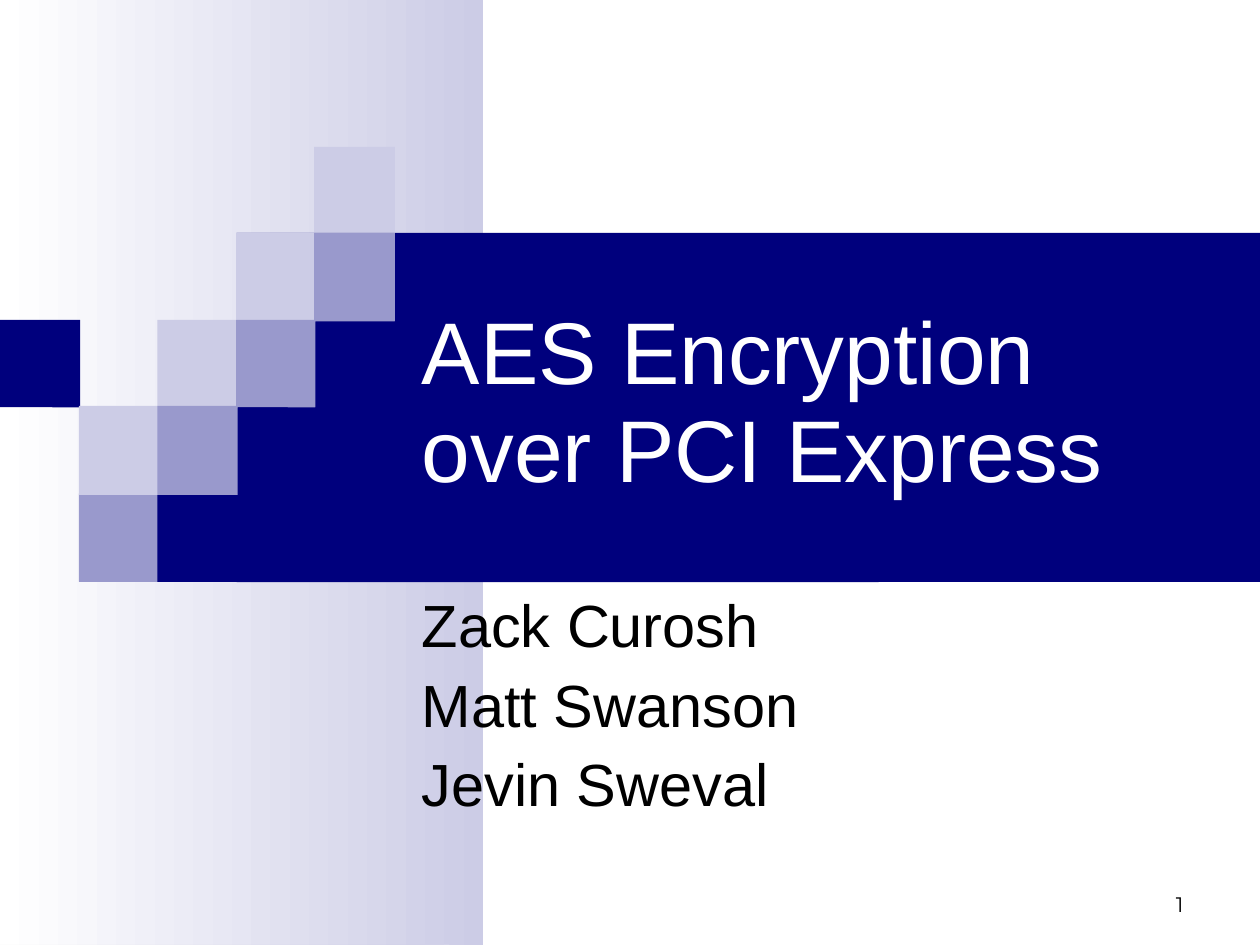
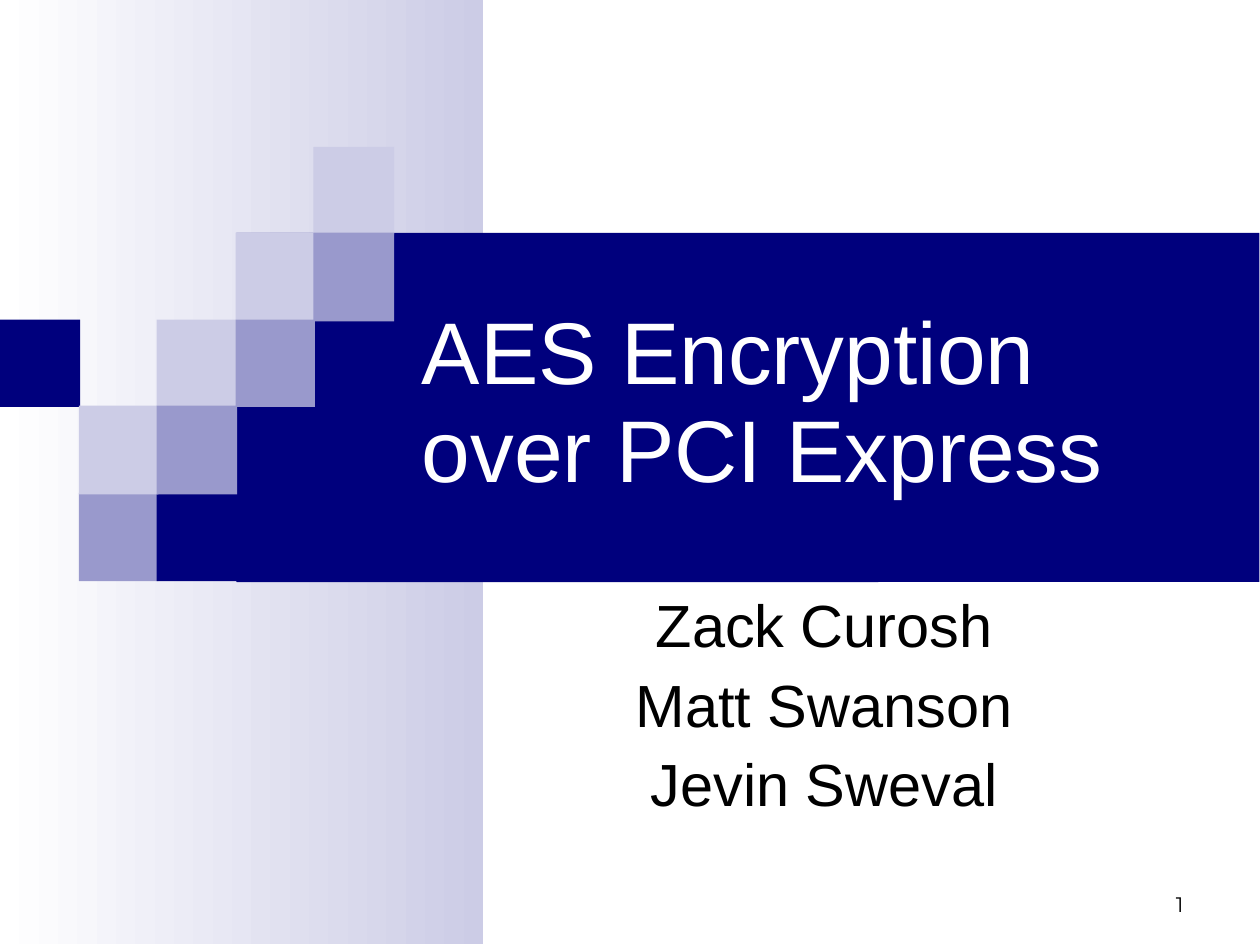
Before and after one commit to jevinskie/aes-over-pcie, a slide deck: slide 1 of docs/aespciefinalpresentation.ppt. Drawn at 1260x945 pixels with LibreOffice and Linux fonts; fonts in the diff are those of the drawing. Boxes give left, top, right and bottom in pixels: in the first picture for what was removed or moved away, otherwise in the second. Text is boxed around its words. In the diff, an @@ line names an element or a change of style, - is before the commit and + after.

```diff
--- a/docs/aespciefinalpresentation.ppt
+++ b/docs/aespciefinalpresentation.ppt
@@ freeform shape at (0,0,483,944): outline redrawn @@
@@ subtitle "Zack Curosh" at (636,604,1012,807): alignment left to centre; list level 1 to 2 in "Zack Curosh"; list level 1 to 2 in "Matt Swanson"; list level 1 to 2 in "Jevin Sweval" @@
```
Also in this commit, not shown: 11 other slides changed, 22 slides added, 1 slide removed, 3 other files.
